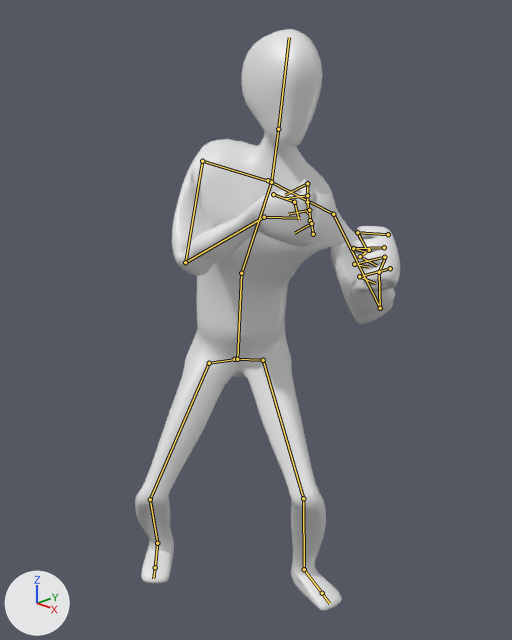
The Blender file intermediate_assets/blender/dummy.blend as it was, and as the next commit left it.
Before and after are seen from a 50 mm lens placed at (2.83, -2.4, 2.84), pointed at (0.38, -0.02, 1.63). The lights are fixed; the arrows at lower left show +X, +Y and +Z. Both versions are drawn at frame 20 of the action 'Idle'; the numbers are the values there. The bones that bend it are drawn over the model as lines.
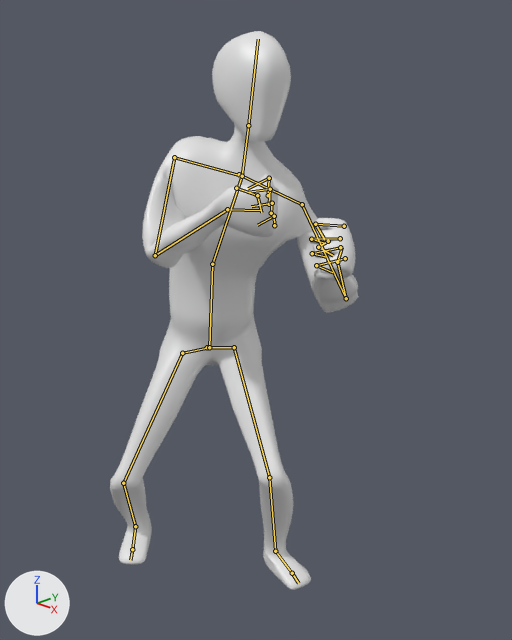
What differs and where, as boxes (x1, y1, x2, y2) in the pictures (512 x 640 px):
```json
{"object": "Cube", "change": "posed", "before": [135, 29, 400, 611], "after": [110, 31, 358, 590], "on screen": "6% narrower"}
```

The change, as JSON lines over the scene's bpy script:
```json
{"block": "bone_funny", "where": "bone_funny = bpy.data.objects['Armature'].pose.bones['Funny']"}
{"op": "set", "path": "bone_funny.location", "old": "(0.267, -0.493, 0.008)", "new": "(-0.055, -0.487, 0.002)"}
{"op": "set", "path": "bone_funny.rotation_quaternion", "old": "(0.902, -0.008, 0.429, -0.036)", "new": "(0.87, -0.005, 0.491, -0.041)", "note": "degrees (-4, 51, -6) -> degrees (-5, 59, -8)"}
{"block": "bone_heelik_l", "where": "bone_heelik_l = bpy.data.objects['Armature'].pose.bones['HeelIK.L']"}
{"op": "set", "path": "bone_heelik_l.location", "old": "(0.39, 0.2, 0.0)", "new": "(0.068, 0.2, 0.0)"}
{"block": "bone_elbowik_l", "where": "bone_elbowik_l = bpy.data.objects['Armature'].pose.bones['ElbowIK.L']"}
{"op": "set", "path": "bone_elbowik_l.location", "old": "(-0.074, 0.664, -2.289)", "new": "(-0.396, 0.664, -2.289)"}
{"block": "bone_handik_l", "where": "bone_handik_l = bpy.data.objects['Armature'].pose.bones['HandIK.L']"}
{"op": "set", "path": "bone_handik_l.location", "old": "(-0.1, 0.573, 0.014)", "new": "(-0.149, 0.276, 0.129)"}
{"block": "bone_heelik_r", "where": "bone_heelik_r = bpy.data.objects['Armature'].pose.bones['HeelIK.R']"}
{"op": "set", "path": "bone_heelik_r.location", "old": "(0.06, -0.466, 0.02)", "new": "(-0.262, -0.466, 0.02)"}
{"block": "bone_kneeik_r", "where": "bone_kneeik_r = bpy.data.objects['Armature'].pose.bones['KneeIK.R']"}
{"op": "set", "path": "bone_kneeik_r.location", "old": "(0.229, 0.37, -0.683)", "new": "(0.551, 0.37, -0.683)"}
{"block": "bone_handik_r", "where": "bone_handik_r = bpy.data.objects['Armature'].pose.bones['HandIK.R']"}
{"op": "set", "path": "bone_handik_r.location", "old": "(0.167, -1.495, 1.307)", "new": "(0.118, -1.198, 1.192)"}
```
